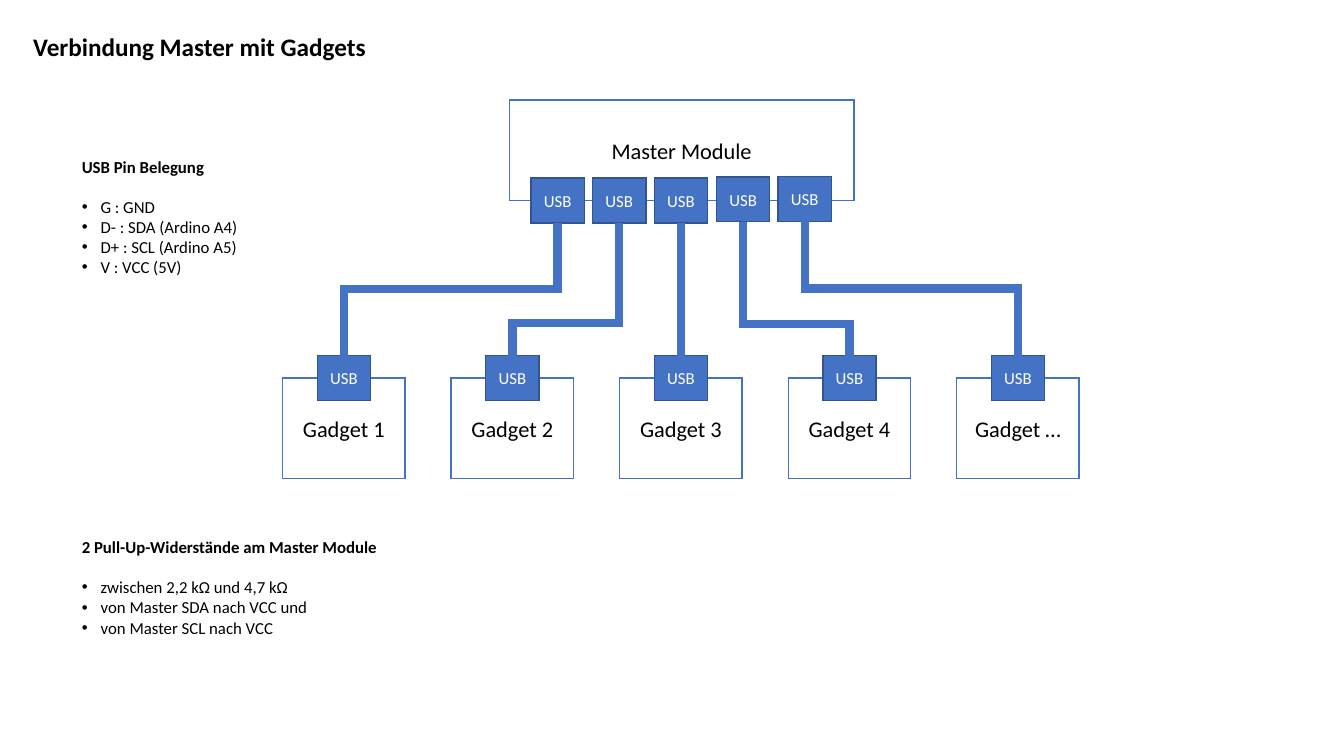
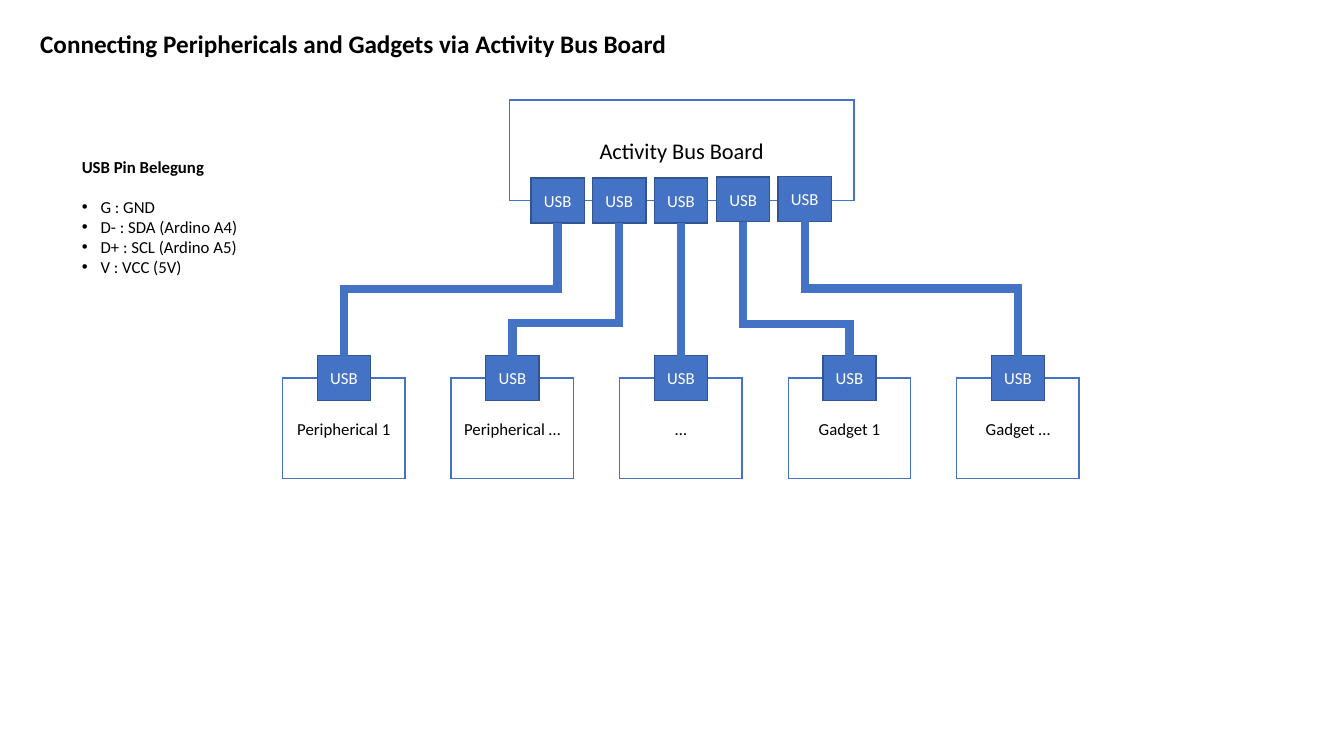
Before and after one commit to jeskes/activityboard, a slide deck: slide 6 of Activityboard.pptx (slide 3 before the commit). Drawn at 1344x756 pixels with LibreOffice and Linux fonts; fonts in the diff are those of the drawing. Boxes give left, top, right and bottom in pixels: in the first picture for what was removed or moved away, otherwise in the second. Text is boxed around its words. In the diff, an @@ line names an element or a change of style, - is before the commit and + after.

```diff
--- a/Activityboard.pptx
+++ b/Activityboard.pptx
@@ title at bbox=[40, 35, 666, 58]: text changed @@
-Verbindung Master mit Gadgets
+Connecting Periphericals and Gadgets via Activity Bus Board
@@ text in rectangle at bbox=[600, 143, 764, 163]: text changed @@
-Master Module
+Activity Bus Board
@@ rectangle "Gadget …" at bbox=[957, 378, 1079, 479]: size 16 to 12 pt @@
@@ text in rectangle at bbox=[297, 423, 390, 438]: text changed; size 16 to 12 pt @@
-Gadget 1
+Peripherical 1
@@ text in rectangle at bbox=[464, 423, 545, 438]: text changed; size 16 to 12 pt @@
-Gadget 2
+Peripherical …
@@ text in rectangle at bbox=[640, 421, 721, 441]: text changed; size 16 to 12 pt @@
-Gadget 3
+…
@@ text in rectangle at bbox=[819, 423, 880, 438]: text changed; size 16 to 12 pt @@
-Gadget 4
+Gadget 1
@@ text removed at bbox=[82, 541, 376, 634] @@
-2 Pull-Up-Widerstände am Master Module
-• zwischen 2,2 kΩ und 4,7 kΩ
-• von Master SDA nach VCC und
-• von Master SCL nach VCC
```
Also in this commit, not shown: 7 other slides changed, 10 slides added, 58 other files.
